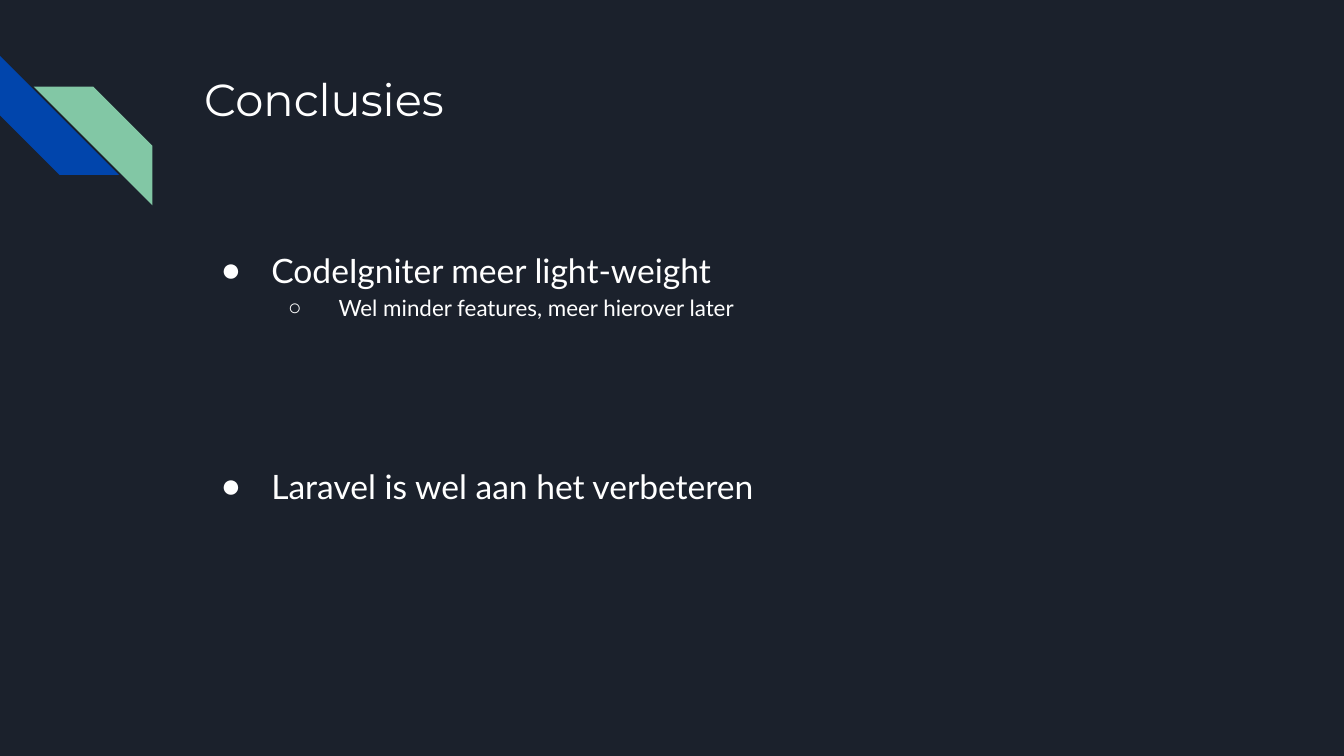
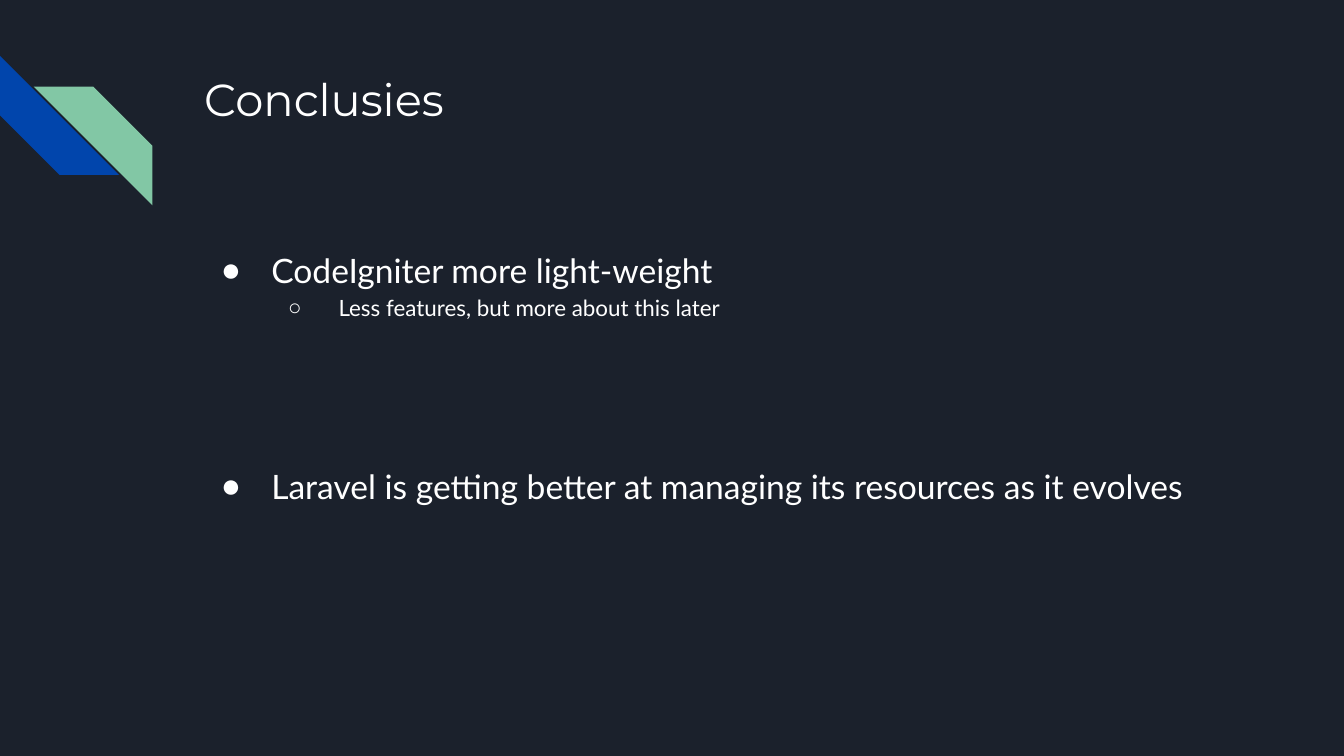
Before and after one commit to Tymodk/Comparative-Study, a slide deck: slide 14 of Laravel vs CodeIgniter.pptx. Drawn at 1344x756 pixels with LibreOffice and Linux fonts; fonts in the diff are those of the drawing. Boxes give left, top, right and bottom in pixels: in the first picture for what was removed or moved away, otherwise in the second. Text is boxed around its words. In the diff, an @@ line names an element or a change of style, - is before the commit and + after.

```diff
--- a/Laravel vs CodeIgniter.pptx
+++ b/Laravel vs CodeIgniter.pptx
@@ text at bbox=[271, 258, 1182, 505]: text changed @@
-● CodeIgniter meer light-weight
-  ○ Wel minder features, meer hierover later
-● Laravel is wel aan het verbeteren
+● CodeIgniter more light-weight
+  ○ Less features, but more about this later
+● Laravel is getting better at managing its resources as it evolves
```
Also in this commit, not shown: 1 slide added, 1 slide removed.
